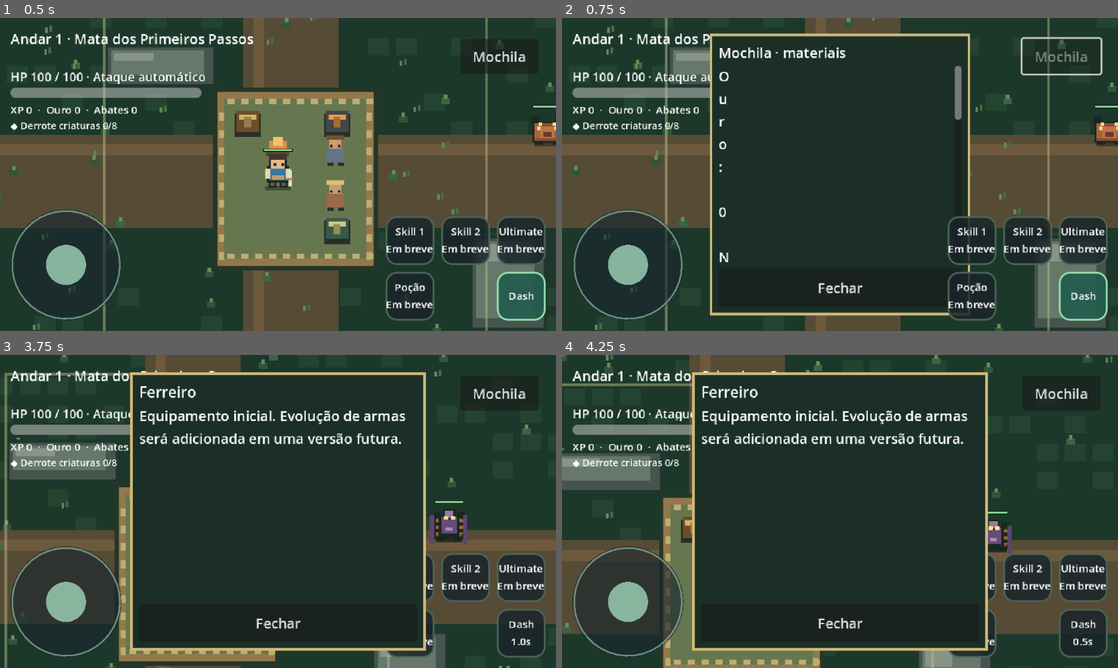
Above: before the commit, frames 1-4 (two rows, left to right).
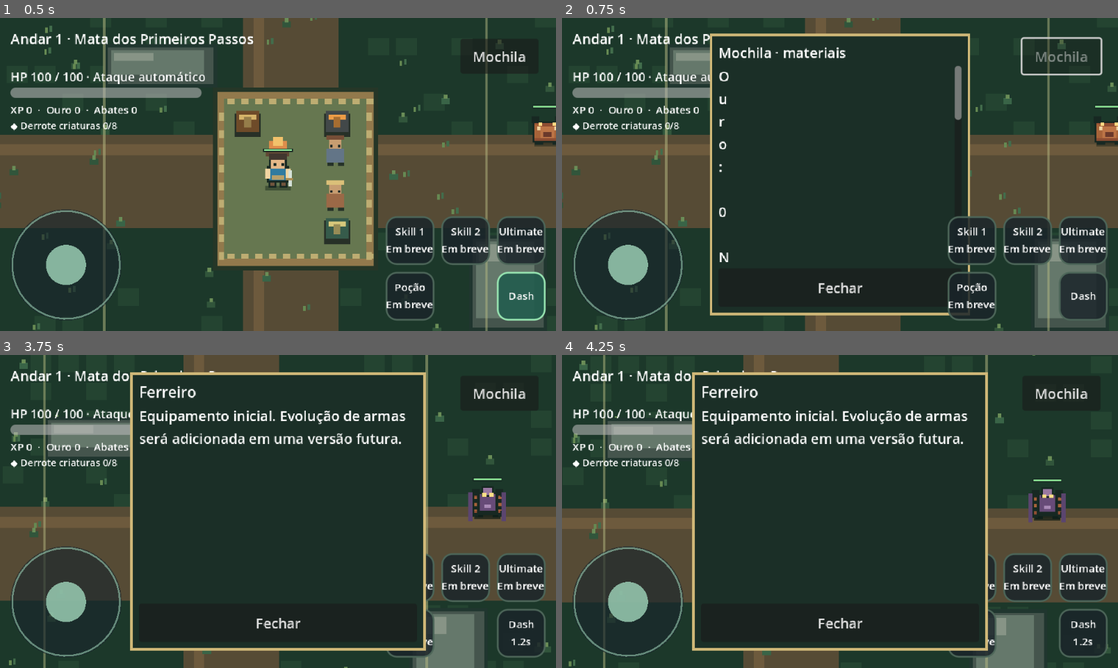
Above: after the commit, the same moments.

Repository: thiagohugo12-dotcom/arveon
Game: Godot game, scene res://scenes/main.tscn
Same seed, same stepped clock (60 frames per second), same inputs: the game is played once before the commit and once after it.
Inputs (mouse positions are in pixels of both pictures, inside the frame that each line leads up to):
- Up to frame 1 (0.5 s): no input
- Up to frame 2 (0.75 s): click "Mochila" at 0.5 s
- Up to frame 3 (3.75 s): click "Fechar" at 1.25 s; tap Enter at 2 s; drag from (66, 602) to (333, 442) at 2.02 s; drag from (411, 577) to (250, 574) at 2.77 s; tap Space at 3.5 s; move the mouse to (467, 577) at 3.52 s; hold D (move_right) from 3.53 s (still down); hold E (interact) from 3.53 s (still down); tap Shift (dash) at 3.6 s; click (467, 577) at 3.67 s
- Up to frame 4 (4.25 s): keep holding D (move_right); keep holding E (interact)

Frame 1 is identical in both runs. In frame 2, 1.3% of the frame differs, in the area x 89-99%, y 80-97%; in frame 3, 14%; in frame 4, 17%, in the area x 0-100%, y 0-100%.

Commit message:
fix: abrir e fechar Mochila por toque e suspender combate nos paineis

Diff:
--- a/scripts/actors/player.gd
+++ b/scripts/actors/player.gd
@@ -17,6 +17,11 @@
 
 func _physics_process(delta: float) -> void:
 	if not health.is_alive() or input_driver == null:
+		velocity = Vector2.ZERO
+		view.set_moving(false)
+		return
+	if input_driver.blocked:
+		dash.time_left = 0.0
 		velocity = Vector2.ZERO
 		view.set_moving(false)
 		return
--- a/scripts/main.gd
+++ b/scripts/main.gd
@@ -153,6 +153,8 @@
 	progress.mission_index = mission.mission_index
 	progress.mission_progress = mission.progress
 	progress.mission_completed = mission.completed_count
+	if hud.inventory_open:
+		hud.refresh_inventory(progress)
 	if not progress.save():
 		push_warning("Não foi possível salvar o progresso local.")
 
--- a/tests/run_tests.gd
+++ b/tests/run_tests.gd
@@ -341,6 +341,47 @@
 	main._station_action("Vender", "Ervas")
 	check(main.progress.gold == sale_gold + GameProgress.SELL_PRICE and main.progress.bag.get("Ervas", 0) == herbs_before, "vendor sells gathered resources through existing wallet (%d -> %d, bag %s)" % [sale_gold, main.progress.gold, main.progress.bag.get("Ervas", 0)])
 	hud.close_station()
+	# Real touch events are not emulated as mouse clicks in project.godot.
+	player.position = Vector2(950, 750)
+	main.progress.add_item("Madeira", 2)
+	main._save_progress()
+	hud.size = Vector2(360, 640)
+	hud._layout()
+	await frames()
+	var bag_touch := InputEventScreenTouch.new()
+	bag_touch.index = 10
+	bag_touch.pressed = true
+	bag_touch.position = hud.inventory_button.global_position + hud.inventory_button.size * 0.5
+	hud._input(bag_touch)
+	check(hud.inventory_open and hud.inventory_panel.visible and driver.blocked, "portrait touch opens the bag and blocks input")
+	check(hud.inventory_text.text.contains("Ouro: %d" % main.progress.gold) and hud.inventory_text.text.contains("Madeira  x2"), "bag shows wallet and carried materials")
+	check(hud.inventory_panel.get_global_rect().has_point(hud.inventory_close.global_position + hud.inventory_close.size * 0.5), "portrait bag close target fits panel")
+	var saved_player_pos := player.position
+	player.dash.time_left = 0.1
+	player.attack.cooldown_left = 0.0
+	Input.action_press("move_right")
+	player._physics_process(0.016)
+	Input.action_release("move_right")
+	check(player.position == saved_player_pos and player.velocity.is_zero_approx() and player.dash.time_left == 0.0 and player.attack.cooldown_left == 0.0, "open bag cancels dash and suppresses movement and attack")
+	main.progress.add_item("Pedras")
+	main._save_progress()
+	check(hud.inventory_text.text.contains("Pedras  x1"), "open bag refreshes after inventory save")
+	var bag_reloaded := GameProgress.new()
+	bag_reloaded.save_path = test_path
+	check(bag_reloaded.load_save() and bag_reloaded.bag.get("Madeira", 0) == 2 and bag_reloaded.bag.get("Pedras", 0) == 1, "bag content persists in existing save")
+	bag_touch.position = hud.inventory_close.global_position + hud.inventory_close.size * 0.5
+	hud._input(bag_touch)
+	check(not hud.inventory_open and not hud.inventory_panel.visible and not driver.blocked, "touch closes bag and resumes input")
+	hud.size = Vector2(640, 360)
+	hud._layout()
+	await frames()
+	bag_touch.position = hud.inventory_button.global_position + hud.inventory_button.size * 0.5
+	hud._input(bag_touch)
+	check(hud.inventory_open and hud.inventory_panel.get_global_rect().end.y <= hud.size.y and hud.inventory_panel.get_global_rect().position.y >= 0, "landscape touch opens bag entirely on screen")
+	check(hud.inventory_scroll.is_visible_in_tree() and hud.inventory_close.get_global_rect().end.y <= hud.size.y, "landscape bag scroll and close stay accessible")
+	bag_touch.position = hud.inventory_close.global_position + hud.inventory_close.size * 0.5
+	hud._input(bag_touch)
+	check(not hud.inventory_open and not driver.blocked, "landscape touch closes bag")
 	main.queue_free()
 	await frames()
 	DirAccess.remove_absolute(ProjectSettings.globalize_path(test_path))
--- a/ui/hud.gd
+++ b/ui/hud.gd
@@ -20,6 +20,8 @@
 var inventory_button: Button
 var inventory_panel: PanelContainer
 var inventory_text: Label
+var inventory_scroll: ScrollContainer
+var inventory_close: Button
 var inventory_open := false
 var restart: Button
 var cooldown: float = 0.0
@@ -78,13 +80,14 @@
 	var inventory_heading := Label.new()
 	inventory_heading.text = "Mochila · materiais"
 	inventory_column.add_child(inventory_heading)
-	var inventory_scroll := ScrollContainer.new()
+	inventory_scroll = ScrollContainer.new()
 	inventory_scroll.size_flags_vertical = Control.SIZE_EXPAND_FILL
+	inventory_scroll.size_flags_horizontal = Control.SIZE_EXPAND_FILL
 	inventory_column.add_child(inventory_scroll)
 	inventory_text = Label.new()
 	inventory_text.autowrap_mode = TextServer.AUTOWRAP_WORD_SMART
 	inventory_scroll.add_child(inventory_text)
-	var inventory_close := Button.new()
+	inventory_close = Button.new()
 	inventory_close.text = "Fechar"
 	inventory_close.custom_minimum_size.y = 44
 	inventory_close.pressed.connect(func(): inventory_toggled.emit())
@@ -189,11 +192,20 @@
 	mission_label.text = "◆ " + value.replace("Missão comum: ", "")
 
 func show_inventory(progress: GameProgress) -> void:
+	if station_panel.visible or restart.visible:
+		return
 	inventory_open = true
 	inventory_panel.show()
 	inventory_button.disabled = true
 	interact_button.visible = false
+	interact_button.enabled = false
 	dash_button.enabled = false
+	dash_button.queue_redraw()
+	joystick.reset()
+	refresh_inventory(progress)
+	_layout()
+
+func refresh_inventory(progress: GameProgress) -> void:
 	var lines: Array[String] = ["Ouro: %d" % progress.gold]
 	for item: String in GameProgress.ITEMS:
 		var count := int(progress.bag.get(item, 0))
@@ -202,13 +214,13 @@
 	if lines.size() == 1:
 		lines.append("Nenhum material na mochila.")
 	inventory_text.text = "\n".join(lines)
-	_layout()
 
 func close_inventory() -> void:
 	inventory_open = false
 	inventory_panel.hide()
 	inventory_button.disabled = false
 	dash_button.enabled = not restart.visible and not station_panel.visible and not inventory_open
+	dash_button.queue_redraw()
 
 func show_death() -> void:
 	close_inventory()
@@ -334,6 +346,13 @@
 	if restart.visible:
 		_activate_touch_button(restart, event.position)
 		return
+	if inventory_open:
+		if inventory_panel.get_global_rect().has_point(event.position):
+			_activate_touch_button(inventory_close, event.position)
+			get_viewport().set_input_as_handled()
+		return
+	if not station_panel.visible and _activate_touch_button(inventory_button, event.position):
+		return
 	if not station_panel.visible:
 		return
 	if _activate_touch_button(station_close_button, event.position):
